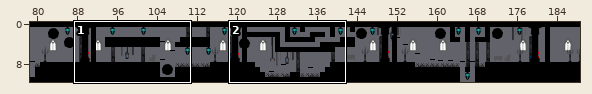
An edit to a level. Tiled map, assets/tilemaps/tableauTiled1.tmx. Above: a wide view before the commit, with the close-up outlined.
Close-up. Earlier state:
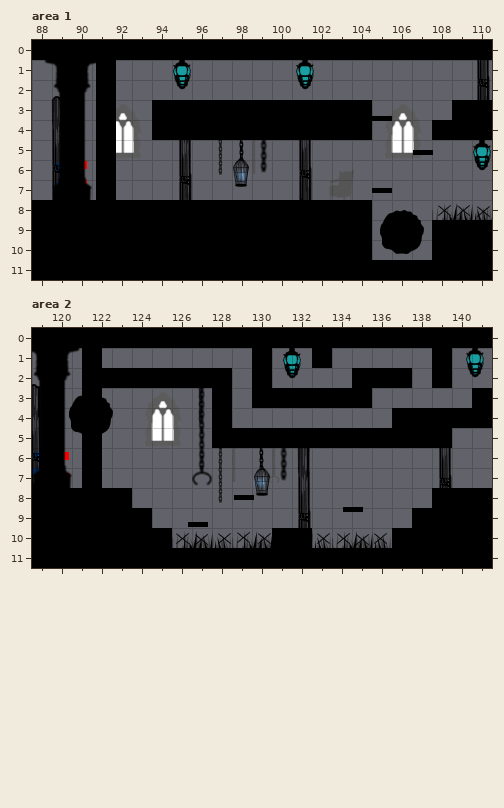
Cells are 64x64 px. Shown: area 1 x 88..110, y 0..11; area 2 x 119..141, y 0..11. The commit also changed other parts of the map, which this record leaves out. Layer "Plan3" is drawn 34,0 px off the grid.
And afterwards:
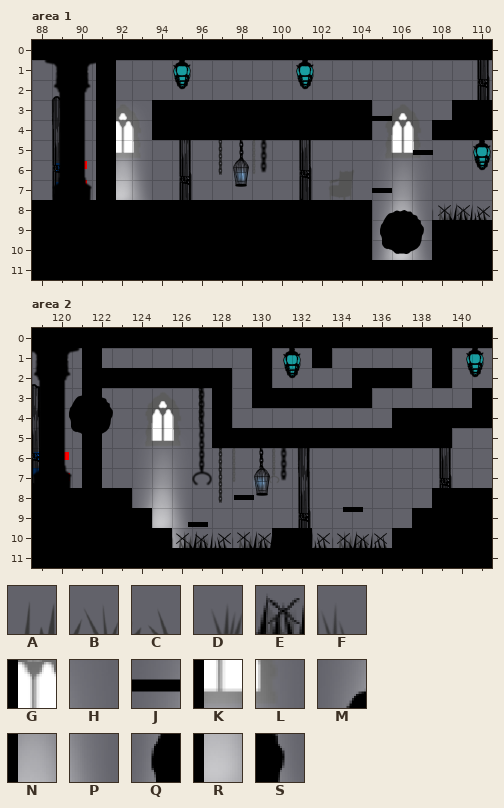
Key: from "TilesetAP": A 244, B 245, C 246, D 274, E 275, F 276, G 352, H 353, J 381, K 382, L 383, M 411, N 412, P 413, Q 441, R 442, S 443.
_ is an empty cell.
Tiles replaced or removed in this view: A, B, C, D, E, F.
Tiles of an added or newly shown layer are drawn over the layers below it.
See-through tiles are keyed as they look on the map.
Log entry: brume +piques fixed
Edits made:
Changed rows in their new state; . is an unchanged cell.
Layer "Plan3", area 1:
first column x 108:
 8 ___
Layer "Brume" (added), area 1:
first column x 92:
 4 G...............
 5 KL..............
 6 NP............GH
 7 RS...........JKL
 8 .............MNP
 9 .............Q.S
10 .............QRS
Layer "Plan2", area 1:
first column x 108:
 8 ___
Layer "piquesP3" (added), area 1:
first column x 108:
 8 DEF
Layer "piquesP2" (added), area 1:
first column x 108:
 8 ABC
Layer "Plan3", area 2:
first column x 126:
10 _____..____
Layer "Brume" (added), area 2:
first column x 124:
 6 .GH
 7 JKL
 8 MNP
 9 .RS
10 ..S
Layer "Plan2", area 2:
first column x 126:
10 _____..____
Layer "piquesP3" (added), area 2:
first column x 126:
10 DEFDE..FDEF
Layer "piquesP2" (added), area 2:
first column x 126:
10 ABCAB..CABC
